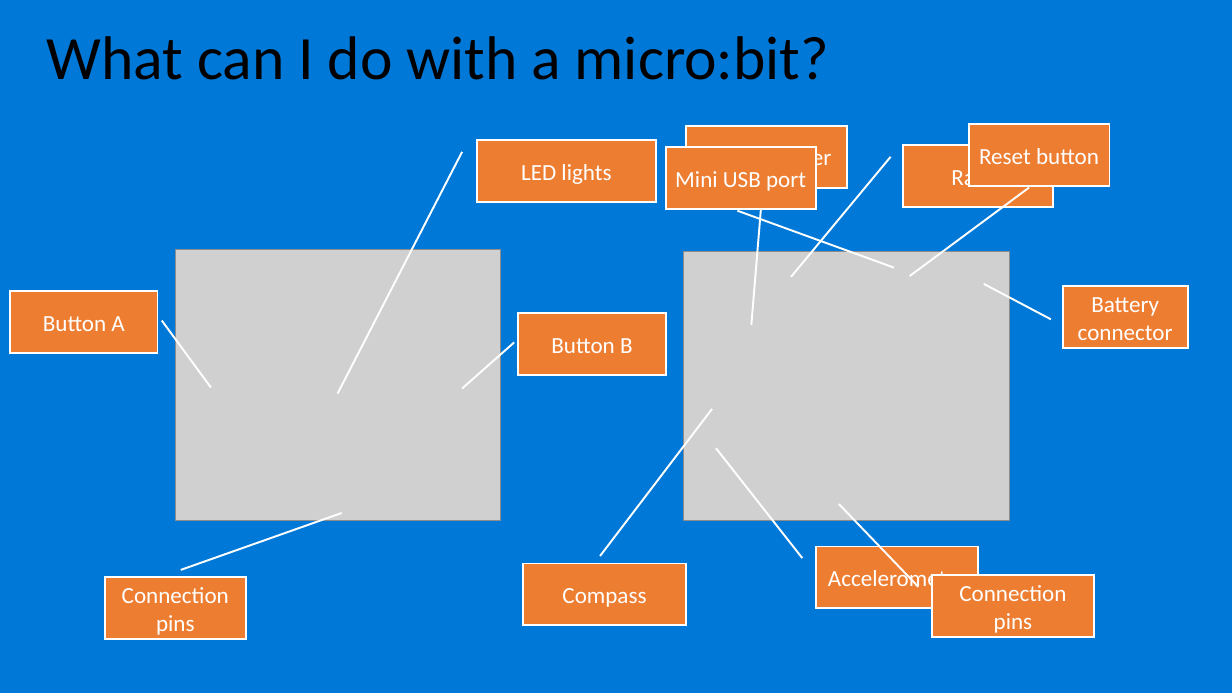
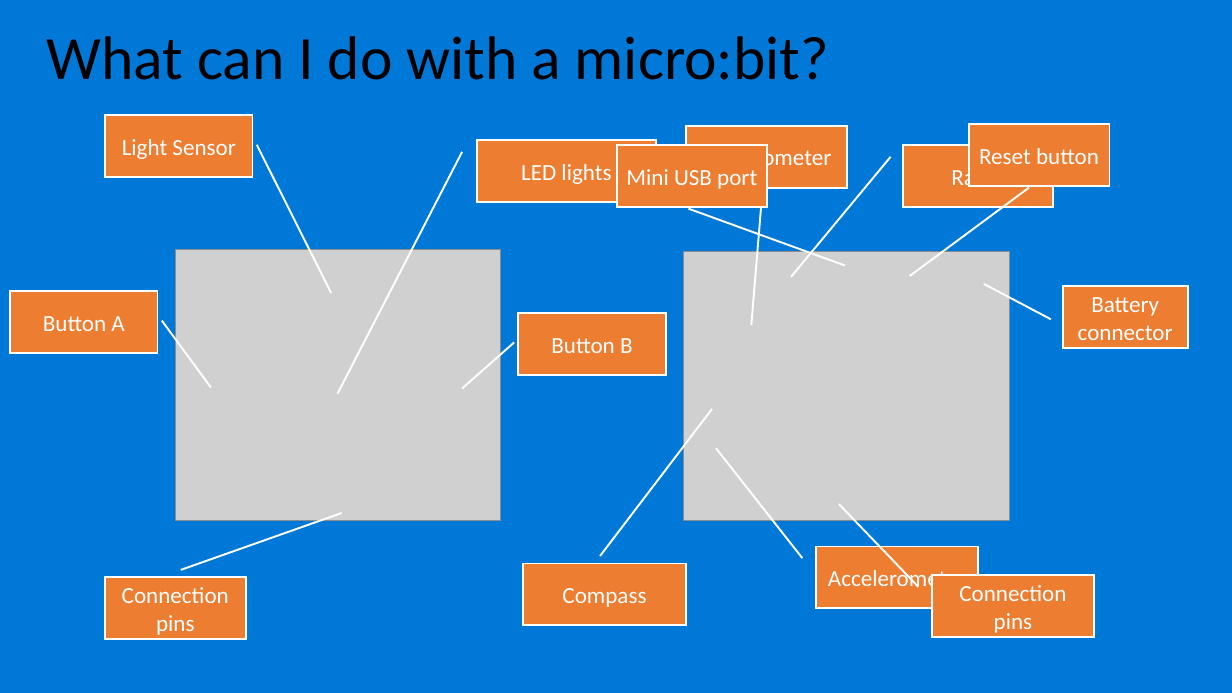
Before and after one commit to nicolehaugen/microbit, a slide deck: slide 5 of micro-bit-workshop.pptx. Drawn at 1232x693 pixels with LibreOffice and Linux fonts; fonts in the diff are those of the drawing; grey boxes stand for pictures. Boxes give left, top, right and bottom in pixels: in the first picture for what was removed or moved away, otherwise in the second. Text is boxed around its words. In the diff, an @@ line names an element or a change of style, - is before the commit and + after.

```diff
--- a/micro-bit-workshop.pptx
+++ b/micro-bit-workshop.pptx
@@ border callout added at (105, 116, 252, 177), fill #ED7D31, outline #FFFFFF 1.5 pt, 18 pt, text #FFFFFF @@
+Light Sensor
@@ border callout "Mini USB port": place and size @@
-border callout "Mini USB port" at (665, 147, 815, 209)
+border callout "Mini USB port" at (617, 145, 767, 207)
```
Also in this commit, not shown: 2 other slides changed.
